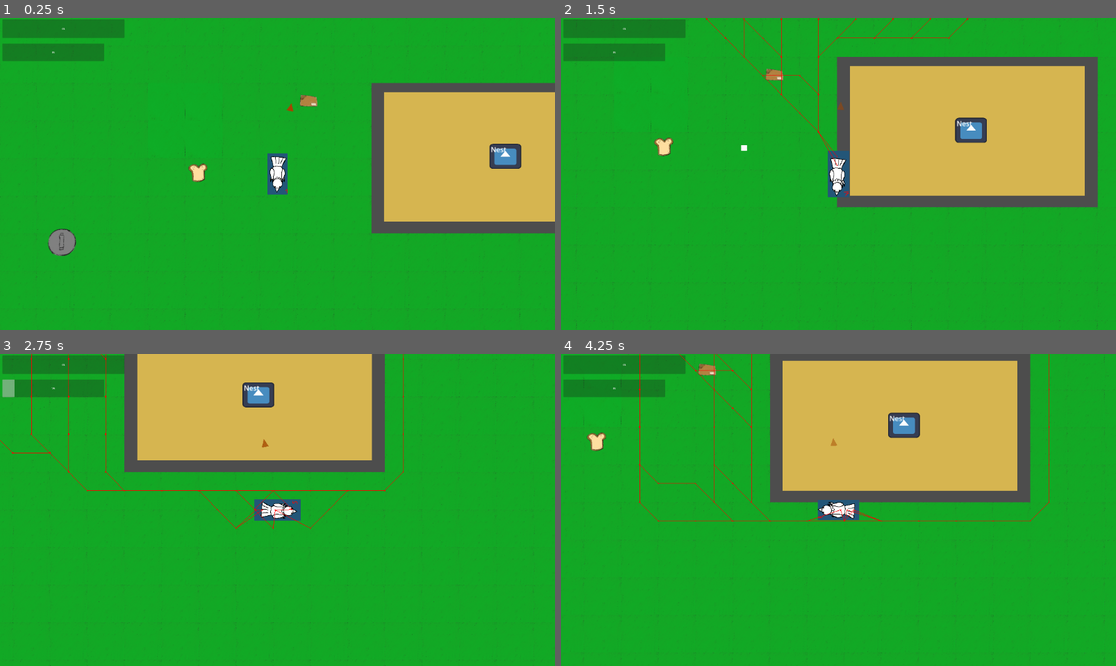
Above: before the commit, frames 1-4 (two rows, left to right).
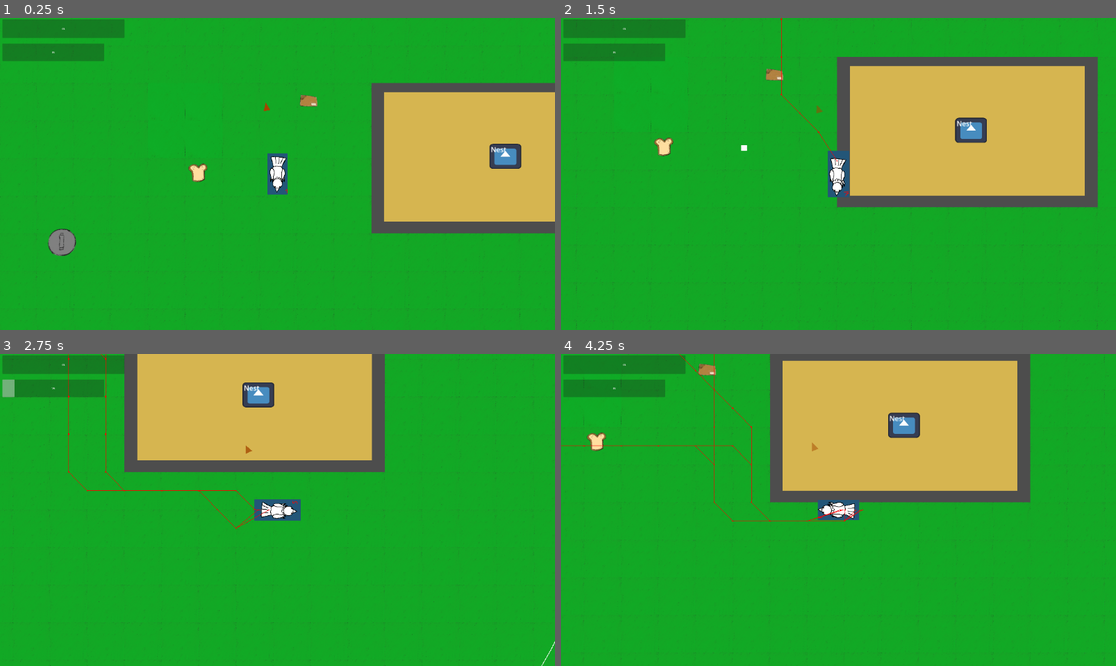
Above: after the commit, the same moments.

Repository: PiponcheDev/Chunky-Chick
Game: Godot game, scene res://Main.tscn
The game is run twice, just before and just after one commit, with the same random seed, the same clock (stepped at 60 frames per second) and the same inputs. The engine's default icon, where the game draws it, is replaced by a stand-in: a white triangle on a blue panel in a dark square.
Inputs (mouse positions are in pixels of both pictures, inside the frame that each line leads up to):
- Up to frame 1 (0.25 s): no input
- Up to frame 2 (1.5 s): tap Enter at 0.5 s; move the mouse to (960, 158) at 0.52 s; hold D (walk_right) 0.53-1.28 s; hold Space (shoot) 0.53-1.28 s; click (960, 158) at 0.67 s; tap , (wave) at 0.8, 1.35 s; move the mouse to (727, 189) at 1.27 s; hold S (walk_down) from 1.28 s (still down)
- Up to frame 3 (2.75 s): tap Space (shoot) at 1.55 s; move the mouse to (333, 441) at 2.02 s; release S (walk_down) at 2.03 s; hold D (walk_right) from 2.03 s (still down); tap F (dash) at 2.1 s; tap , (wave) at 2.3 s
- Up to frame 4 (4.25 s): move the mouse to (810, 572) at 2.77 s; release D (walk_right) at 2.78 s; hold W (walk_up) 2.78-3.53 s; tap E (pick_up) at 2.85 s; click (810, 572) at 2.92 s; tap Space (shoot) at 3.05 s; move the mouse to (1005, 556) at 3.52 s; hold A (walk_left) from 3.53 s (still down); hold Space (shoot) from 3.53 s (still down); tap , (wave) at 3.8 s

The runs differ from the first frame. In frame 1, less than 0.1% of the frame differs, in the area x 47-53%, y 27-31%; in frame 2, 0.4%; in frame 3, 0.4%; in frame 4, 0.8%, in the area x 0-89%, y 0-54%.

Commit message:
i think finished

Diff:
--- a/chunky-chick/Main.tscn
+++ b/chunky-chick/Main.tscn
@@ -76,5 +76,5 @@
 grow_vertical = 1
 
 [node name="circle" parent="." unique_id=1726487523 instance=ExtResource("8_trn2v")]
-position = Vector2(615.9999, 263.99997)
+position = Vector2(-128, 192)
 scale = Vector2(0.99999994, 0.99999994)
--- a/chunky-chick/runs/prev_run.tres
+++ b/chunky-chick/runs/prev_run.tres
@@ -6,5 +6,5 @@
 
 [resource]
 script = ExtResource("1_nl8ht")
-talismans = Array[ExtResource("2_lexoi")]([ExtResource("3_le …(685 unchanged characters)… ource("3_lexoi"), ExtResource("3_lexoi")])
+talismans = Array[ExtResource("2_lexoi")]([ExtResource("3_le …(685 unchanged characters)… ource("3_lexoi"), ExtResource("3_lexoi"), ExtResource("3_lexoi"), ExtResource("3_lexoi"), ExtResource("3_lexoi"), ExtResource("3_lexoi"), ExtResource("3_lexoi"), ExtResource("3_lexoi")])
 metadata/_custom_type_script = "uid://cvld2h71gy3n2"
--- a/chunky-chick/src/scripts/enemy.gd
+++ b/chunky-chick/src/scripts/enemy.gd
@@ -1,25 +1,101 @@
 extends CharacterBody2D
 
-const SPEED = 200
+enum EnemyType { RANGE, FAST, TANK }
+var health: int
+var damage: int
+var speed: int
+var enemy_type: EnemyType
+var can_shoot: bool = false
+signal death()
+
 
 var Goal_Entity: Node2D
+const BULLET_SCENE = preload("res://src/tscn/Bullets.tscn")
 @onready var Navigation_Agent = $NavigationAgent2D
-@onready var Pathfinding_Timer = $Timer
+@onready var Pathfinding_Timer = $Path
+@onready var Attack_Range = $Area2D/CollisionShape2D
+@onready var AttackCooldown: Timer = $AttackCooldown
+var player_in_range := false
 
 func _ready() -> void:
+	Attack_Range.shape = Attack_Range.shape.duplicate(true)
 	Goal_Entity = get_tree().get_first_node_in_group("player")
-	Navigation_Agent.target_position = Goal_Entity.global_position
-
+	if Goal_Entity:
+		Navigation_Agent.target_position = Goal_Entity.global_position
+	match enemy_type:
+		EnemyType.FAST:
+			AttackCooldown.wait_time = 0.4
+			speed = 300
+			health = 100
+			damage = 10
+		EnemyType.RANGE:
+			can_shoot = true
+			AttackCooldown.wait_time = 1
+			Attack_Range.shape.radius = 35
+			speed = 250
+			health = 150
+			damage = 25
+		EnemyType.TANK:
+			AttackCooldown.wait_time = 2
+			speed = 175
+			health = 275
+			damage = 75
 
 func _physics_process(delta: float) -> void:
 		var nav_dir = to_local(Navigation_Agent.get_next_path_position()).normalized()
-		velocity = nav_dir * SPEED
+		velocity = nav_dir * speed
 		move_and_slide()
 
+		if player_in_range:
+			if can_shoot:
+				_try_shoot()
+			else:
+				_try_melee_hit()
+
+
+func _on_area_2d_body_entered(body: Node2D) -> void:
+	if body.is_in_group("player"):
+		player_in_range = true
+
+func _on_area_2d_body_exited(body: Node2D) -> void:
+	if body.is_in_group("player"):
+		player_in_range = false
+
+func _try_melee_hit() -> void:
+	if AttackCooldown.time_left > 0:
+		return
+	if Goal_Entity:
+		Goal_Entity.take_damage(damage)
+		print(Goal_Entity, "\nhealth: ",Goal_Entity.health)
+	AttackCooldown.start()
+
+func _try_shoot() -> void:
+	if AttackCooldown.time_left > 0:
+		return
+	if Goal_Entity == null:
+		return
+
+	var bullet := BULLET_SCENE.instantiate()
+	bullet.shooter = self
+	get_tree().current_scene.add_child(bullet)
+	bullet.global_position = global_position
+	bullet.start_pos = global_position
+	var dir := (Goal_Entity.global_position - global_position).normalized()
+	bullet.direction = dir
+	bullet.max_range_multiplier = 1.5
+	bullet.damage = damage
+	AttackCooldown.start()
 
 func makepath() -> void:
+	if !Goal_Entity:
+		return
 	Navigation_Agent.target_position = Goal_Entity.global_position
-
 
 func _on_timer_timeout() -> void:
 	makepath()
+
+func take_damage(amount: int) -> void:
+	health = max(health - amount, 0)
+
+	if health == 0:
+		queue_free()
--- a/chunky-chick/src/scripts/player.gd
+++ b/chunky-chick/src/scripts/player.gd
@@ -12,7 +12,10 @@
 const BASE_SPEED := 450.0
 const IDLE_TIME_MIN := 1.0
 const IDLE_TIME_MAX := 5.0
-const BULLET_SCENE = preload("res://src/tscn/player_bullets.tscn")
+const BULLET_SCENE = preload("res://src/tscn/Bullets.tscn")
+const DAMAGE := 25
+var health := 150
+
 
 # --- Item bonuses ---
 var speed_bonus := 0.0
@@ -266,10 +269,12 @@
 	if Input.is_action_pressed("shoot") and cooldown <= 0:
 		cooldown = 0.6 * cooldown_multiplier
 		var bullet = BULLET_SCENE.instantiate()
+		bullet.shooter = self
 		get_tree().current_scene.add_child(bullet)
 		bullet.global_position = global_position
 		bullet.start_pos = global_position
 		bullet.direction = -last_dir
+		bullet.damage = DAMAGE
 		bullet.bullet_freed.connect(_on_bullet_freed)
 
 func _on_bullet_freed(pos: Vector2) -> void:
@@ -295,3 +300,10 @@
 	if dash_cooldown.wait_time == 0:
 		return 0.0
 	return clamp(dash_cooldown.time_left / dash_cooldown.wait_time, 0.0, 1.0)
+
+
+func take_damage(amount: int) -> void:
+	health = max(health - amount, 0)
+
+	if health == 0:
+		queue_free()
--- a/chunky-chick/src/scripts/player_bullets.gd
+++ b/chunky-chick/src/scripts/player_bullets.gd
@@ -9,6 +9,15 @@
 var start_pos: Vector2
 var distance_traveled: float
 var max_range_multiplier: float = 1
+var damage: int
+var shooter: Node2D
+@onready var col: CollisionShape2D = $CollisionShape2D
+
+
+func _ready() -> void:
+	if shooter.is_in_group("player"):
+		col.shape = col.shape.duplicate(true)
+		col.shape.size = Vector2(4.5, 4.5)
 
 # NEW
 var inherited_velocity: Vector2 = Vector2.ZERO
@@ -16,13 +25,35 @@
 signal bullet_freed(pos: Vector2)
 
 func _physics_process(delta: float) -> void:
+	var final_velocity
 	# Bullet velocity + player velocity
-	var final_velocity = direction * SPEED + inherited_velocity
-	position += final_velocity * delta
+	if inherited_velocity == Vector2.ZERO:
+		final_velocity = direction * SPEED
+	else:
+		final_velocity = direction * SPEED + inherited_velocity
+	global_position += final_velocity * delta
 	distance_traveled = global_position.distance_to(start_pos)
 	if distance_traveled > MAX_RANGE * max_range_multiplier:
+		print("NOOOO",
+			" start_pos=", start_pos,
+			" pos=", global_position,
+			" dist=", distance_traveled,
+			" max=", MAX_RANGE * max_range_multiplier,
+			" parent=", get_parent()
+		)
 		queue_free()
 
 func _notification(what: int) -> void:
 	if what == NOTIFICATION_PREDELETE:
 		bullet_freed.emit(global_position)
+
+
+func _on_body_entered(body: Node2D) -> void:
+	if body == shooter:
+		return
+	if shooter.is_in_group("enemy") and body.is_in_group("enemy"):
+		return
+	if body.has_method("take_damage"):
+		body.take_damage(damage)
+		print(body, "\nhealth: ", body.health)
+		queue_free()
--- a/chunky-chick/src/scripts/waves.gd
+++ b/chunky-chick/src/scripts/waves.gd
@@ -24,6 +24,10 @@
 
 
 var _t: float = 0.0
+var randomness := RandomNumberGenerator.new()
+var c_fast := 0
+var c_tank := 0
+var c_range:= 0
 
 func _ready() -> void:
 	var a: float = randf() * TAU
@@ -109,26 +113,44 @@
 func _angle_difference(a: float, b: float) -> float:
 	return wrapf(a - b, -PI, PI)
 
-func _input(event: InputEvent) -> void:
+func _input(_event: InputEvent) -> void:
 	if Input.is_action_just_pressed("wave"):
 		var count := randi_range(10, 20)
-
 
 		var base_angle: float = angles[-1]
 		var half_arc: float = deg_to_rad(40.0) * 0.5
 
 		for i in count:
+			await get_tree().create_timer(randf_range(0.5, 1)).timeout
 			var t = 0.0 if count == 1 else float(i) / float(count - 1)
 			var a = lerp(base_angle - half_arc, base_angle + half_arc, t)
 			var p_local: Vector2 = center + Vector2(cos(a), sin(a)) * radius
 			var p_global: Vector2 = to_global(p_local)
 
 			var e := enemy.instantiate() as Node2D
+			e.enemy_type = pick_type(randomness, c_fast, c_range, c_tank)
 			get_parent().add_child(e)
 			e.global_position = p_global
+			match e.enemy_type:
+				0:
+					c_range+=1
+				1:
+					c_fast+=1
+				2:
+					c_tank+=1
 
-func spawn_enemy() -> void:
-	var spawned_enemy = enemy.instantiate()
-	spawned_enemy.global_position = to_global(points[-1])
-	var parent := get_parent()
-	parent.add_child(spawned_enemy)
+
+func pick_type(rng: RandomNumberGenerator, fast:int, range:int, tank:int, jitter:float=0.2) -> int:
+	var total := fast + range + tank
+	var desired := Vector3(0.5, 1.0/3.0, 1.0/6.0) * float(total + 1)
+	var deficit := desired - Vector3(c_fast, c_range, c_tank)
+
+	var score := Vector3(
+		max(0.01, deficit.x + rng.randf_range(-jitter, jitter)),
+		max(0.01, deficit.y + rng.randf_range(-jitter, jitter)),
+		max(0.01, deficit.z + rng.randf_range(-jitter, jitter))
+	)
+
+	var sum := score.x + score.y + score.z
+	var r := rng.randf() * sum
+	return 1 if r < score.x else (0 if r < score.x + score.y else 2)
--- a/chunky-chick/src/tscn/player_bullets.tscn
+++ b/chunky-chick/src/tscn/Bullets.tscn
@@ -1,13 +1,14 @@
 [gd_scene format=3 uid="uid://cbe7mg7l5nnf7"]
 
-[ext_resource type="Script" uid="uid://cjiapj0t7dalf" path="res://src/scripts/player_bullets.gd" id="1_qra7i"]
+[ext_resource type="Script" uid="uid://cjiapj0t7dalf" path="res://src/scripts/player_bullets.gd" id="1_5146j"]
 
 [sub_resource type="RectangleShape2D" id="RectangleShape2D_swyuf"]
 size = Vector2(1.875, 1.875)
 
 [node name="PlayerBullet" type="Area2D" unique_id=1875089559]
 scale = Vector2(10, 10)
-script = ExtResource("1_qra7i")
+collision_mask = 2
+script = ExtResource("1_5146j")
 
 [node name="CollisionShape2D" type="CollisionShape2D" parent="." unique_id=1001766057]
 rotation = 1.5707964
@@ -25,3 +26,5 @@
 offset_bottom = 1.0
 grow_horizontal = 2
 grow_vertical = 2
+
+[connection signal="body_entered" from="." to="." method="_on_body_entered"]
--- a/chunky-chick/src/tscn/Enemy.tscn
+++ b/chunky-chick/src/tscn/Enemy.tscn
@@ -6,8 +6,12 @@
 [sub_resource type="CircleShape2D" id="CircleShape2D_cb60r"]
 radius = 1.4142135
 
-[node name="Enemy" type="CharacterBody2D" unique_id=1192490396]
+[sub_resource type="CircleShape2D" id="CircleShape2D_0tlmy"]
+radius = 4.0
+
+[node name="Enemy" type="CharacterBody2D" unique_id=1192490396 groups=["enemy"]]
 scale = Vector2(10, 10)
+collision_layer = 3
 script = ExtResource("1_0tlmy")
 
 [node name="Sprite2D" type="Sprite2D" parent="." unique_id=4175955]
@@ -25,8 +29,19 @@
 avoidance_enabled = true
 debug_enabled = true
 
-[node name="Timer" type="Timer" parent="." unique_id=706602399]
+[node name="Path" type="Timer" parent="." unique_id=706602399]
 wait_time = 0.2
 autostart = true
 
-[connection signal="timeout" from="Timer" to="." method="_on_timer_timeout"]
+[node name="Area2D" type="Area2D" parent="." unique_id=670467681]
+collision_layer = 2
+
+[node name="CollisionShape2D" type="CollisionShape2D" parent="Area2D" unique_id=2066215138]
+shape = SubResource("CircleShape2D_0tlmy")
+
+[node name="AttackCooldown" type="Timer" parent="." unique_id=761552947]
+one_shot = true
+
+[connection signal="timeout" from="Path" to="." method="_on_timer_timeout"]
+[connection signal="body_entered" from="Area2D" to="." method="_on_area_2d_body_entered"]
+[connection signal="body_exited" from="Area2D" to="." method="_on_area_2d_body_exited"]
--- a/chunky-chick/src/tscn/Player.tscn
+++ b/chunky-chick/src/tscn/Player.tscn
@@ -107,6 +107,7 @@
 top_level = true
 z_index = 1
 z_as_relative = false
+collision_layer = 3
 collision_mask = 2
 script = ExtResource("1_gce6r")
 
